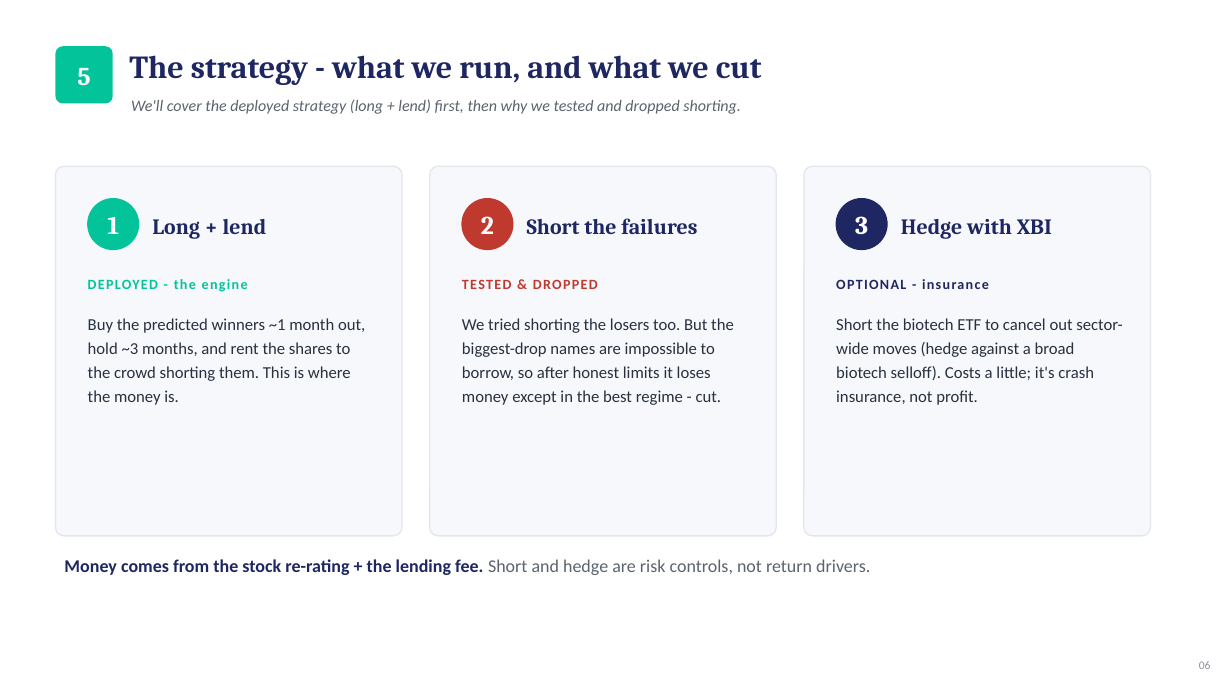
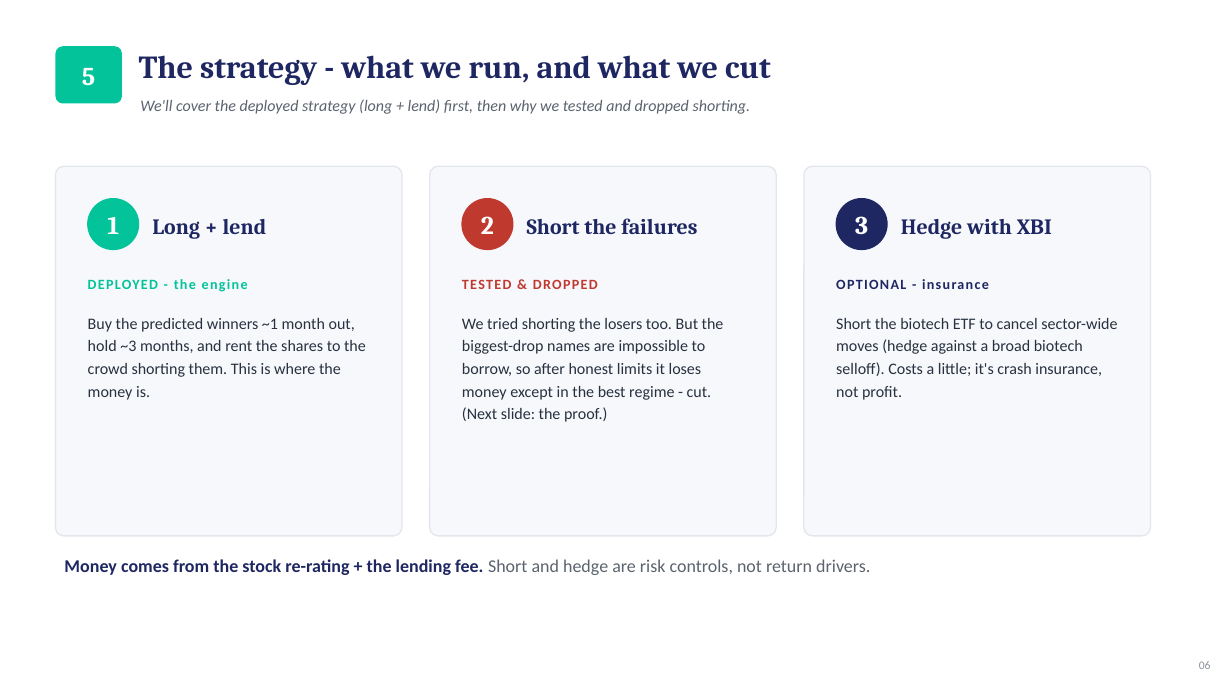
Before and after one commit to zenotheboi/hedgefund-analysis, a slide deck: slide 6 of reports/Biotech_Catalyst_Strategy_Deck.pptx. Drawn at 1232x693 pixels with LibreOffice and Linux fonts; fonts in the diff are those of the drawing. Boxes give left, top, right and bottom in pixels: in the first picture for what was removed or moved away, otherwise in the second. Text is boxed around its words. In the diff, an @@ line names an element or a change of style, - is before the commit and + after.

Commit message:
Deck: restore short-leg proof to main flow, add appendix (OAT/hedge/56-fan), auto-numbering
- 'Why we drop the short' leg-split table back in the MAIN deck (was cut)
- Appendix: A1 one-at-a-time sensitivity (borrow rate dominates, 56%),
  A2 hedge methodology + beta, A3 the 68->56 fan chart
- Refactor to auto-incrementing section/page numbers so inserts don't renumber
- 20 slides (16 main + divider + 3 appendix)

```diff
--- a/reports/Biotech_Catalyst_Strategy_Deck.pptx
+++ b/reports/Biotech_Catalyst_Strategy_Deck.pptx
@@ rounded rectangle "5": place and size @@
-rounded rectangle "5" at <box>55,46,113,104</box>
+rounded rectangle "5" at <box>55,46,122,104</box>
@@ text "The strategy - what we ...": place and size @@
-text "The strategy - what we ..." at <box>129,55,762,85</box>
+text "The strategy - what we ..." at <box>139,55,771,85</box>
@@ text "We'll cover the deployed strategy ...": place and size @@
-text "We'll cover the deployed strategy ..." at <box>131,99,741,114</box>
+text "We'll cover the deployed strategy ..." at <box>140,99,751,114</box>
@@ text "Buy the predicted winners ~1 ..." at <box>88,318,366,400</box>: size 13 to 12.5 pt; line spacing 1.2 to 1.18 @@
@@ text at <box>462,318,724,422</box>: text changed; size 13 to 12.5 pt @@
-We tried shorting the losers too. But the biggest-drop names are impossible to borrow, so after honest limits it loses money except in the best regime - cut.
+We tried shorting the losers too. But the biggest-drop names are impossible to borrow, so after honest limits it loses money except in the best regime - cut. (Next slide: the proof.)
@@ text at <box>836,318,1117,400</box>: text changed; size 13 to 12.5 pt @@
-Short the biotech ETF to cancel out sector-wide moves (hedge against a broad biotech selloff). Costs a little; it's crash insurance, not profit.
+Short the biotech ETF to cancel sector-wide moves (hedge against a broad biotech selloff). Costs a little; it's crash insurance, not profit.
```
Also in this commit, not shown: 13 other slides changed, 5 slides added, 3 other files.
